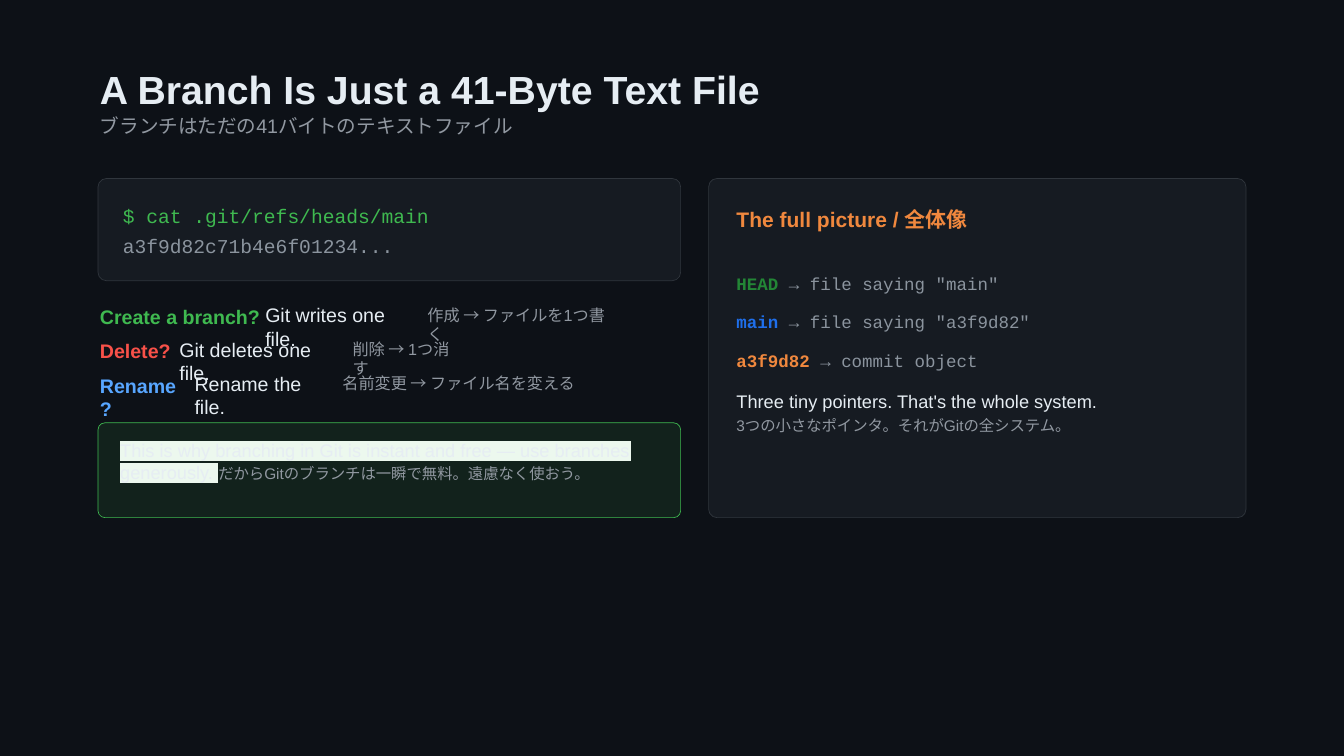
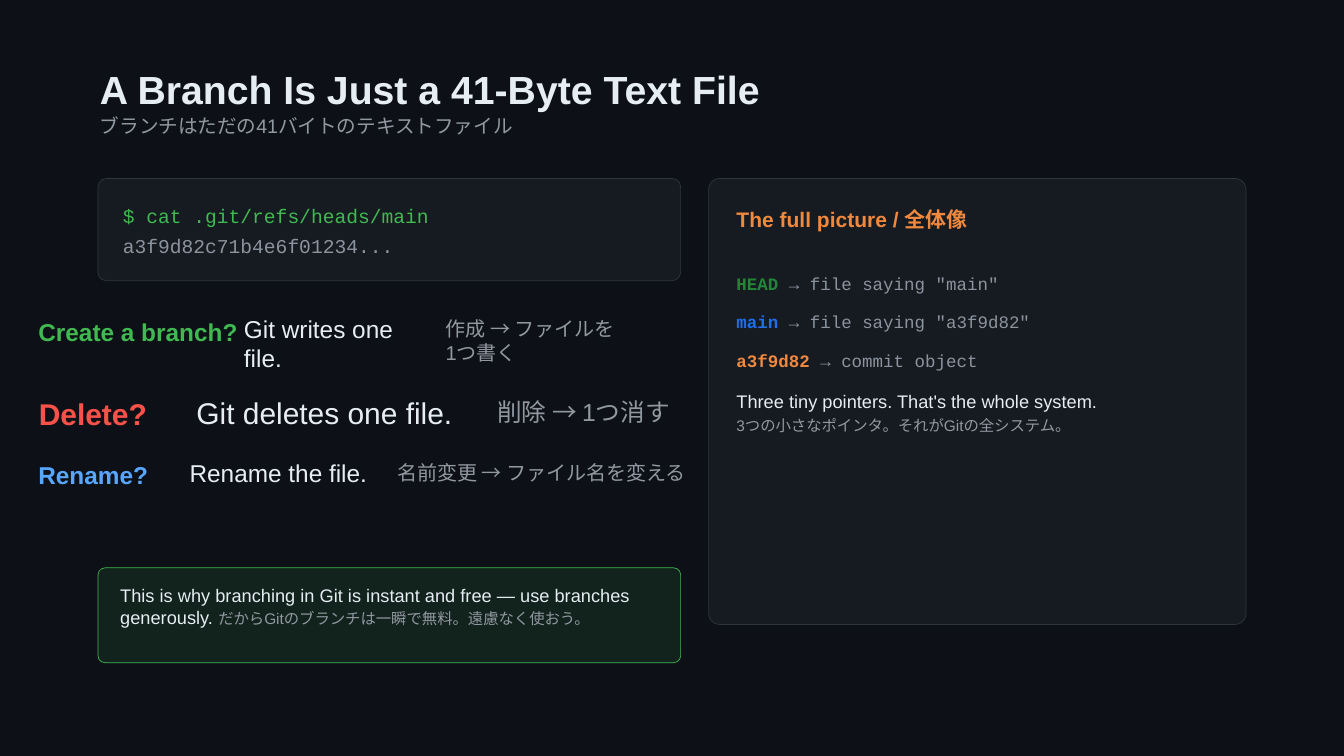
Before and after one commit to Shun-N0/ryudai_git_2026, a slide deck: slide 8 of Git_class_workshop_prep.pptx. Drawn at 1344x756 pixels with LibreOffice and Linux fonts; fonts in the diff are those of the drawing. Boxes give left, top, right and bottom in pixels: in the first picture for what was removed or moved away, otherwise in the second. Text is boxed around its words. In the diff, an @@ line names an element or a change of style, - is before the commit and + after.

```diff
--- a/Git_class_workshop_prep.pptx
+++ b/Git_class_workshop_prep.pptx
@@ rounded rectangle: place and size @@
-rounded rectangle at bbox=[709, 179, 1247, 518]
+rounded rectangle at bbox=[709, 179, 1247, 625]
@@ text "Create a branch?": place and size @@
-text "Create a branch?" at bbox=[100, 310, 260, 324]
+text "Create a branch?" at bbox=[38, 323, 237, 341]
@@ text "Git writes one file.": place and size @@
-text "Git writes one file." at bbox=[265, 307, 385, 350]
+text "Git writes one file." at bbox=[244, 320, 393, 368]
@@ text at bbox=[446, 319, 615, 362]: text changed; size 17.2 to 21.4 pt @@
-作成 → ファイルを1つ書く
+作成 → ファイルを
+1つ書く
@@ text "Delete?": place and size @@
-text "Delete?" at bbox=[100, 343, 171, 359]
+text "Delete?" at bbox=[39, 403, 147, 426]
@@ text "Delete?" at bbox=[39, 403, 147, 426]: size 21 to 32.1 pt @@
@@ text "Git deletes one file." at bbox=[196, 402, 453, 425]: size 21 to 32.1 pt @@
@@ text "Git deletes one file.": place and size @@
-text "Git deletes one file." at bbox=[179, 341, 311, 385]
+text "Git deletes one file." at bbox=[196, 402, 453, 425]
@@ text "削除 → 1つ消す": place and size @@
-text "削除 → 1つ消す" at bbox=[353, 341, 385, 356]
+text "削除 → 1つ消す" at bbox=[497, 400, 670, 423]
@@ text "削除 → 1つ消す" at bbox=[497, 400, 670, 423]: size 17.2 to 26.4 pt @@
@@ size 21 to 26.1 pt in 4 elements at bbox=[244, 320, 393, 368], bbox=[38, 323, 237, 341], bbox=[190, 464, 367, 483], bbox=[38, 467, 148, 485] @@
@@ text "Rename?": place and size @@
-text "Rename?" at bbox=[100, 379, 176, 394]
+text "Rename?" at bbox=[38, 467, 148, 485]
@@ text "Rename the file.": place and size @@
-text "Rename the file." at bbox=[195, 376, 301, 414]
+text "Rename the file." at bbox=[190, 464, 367, 483]
@@ text "名前変更 → ファイル名を変える": place and size @@
-text "名前変更 → ファイル名を変える" at bbox=[342, 373, 575, 390]
+text "名前変更 → ファイル名を変える" at bbox=[397, 463, 686, 482]
@@ text "名前変更 → ファイル名を変える" at bbox=[397, 463, 686, 482]: size 17.2 to 21.4 pt @@
@@ rounded rectangle: place and size @@
-rounded rectangle at bbox=[98, 423, 681, 517]
+rounded rectangle at bbox=[98, 568, 681, 663]
@@ text "This is why branching in ...": place and size @@
-text "This is why branching in ..." at bbox=[120, 441, 630, 483]
+text "This is why branching in ..." at bbox=[120, 589, 630, 628]
@@ text "This is why branching in ..." at bbox=[120, 589, 630, 628]: highlight #ECF8EE to none in "This is why branching in Git is ..." @@
```
Also in this commit, not shown: 9 other slides changed, 1 slide added, 2 slides removed.
